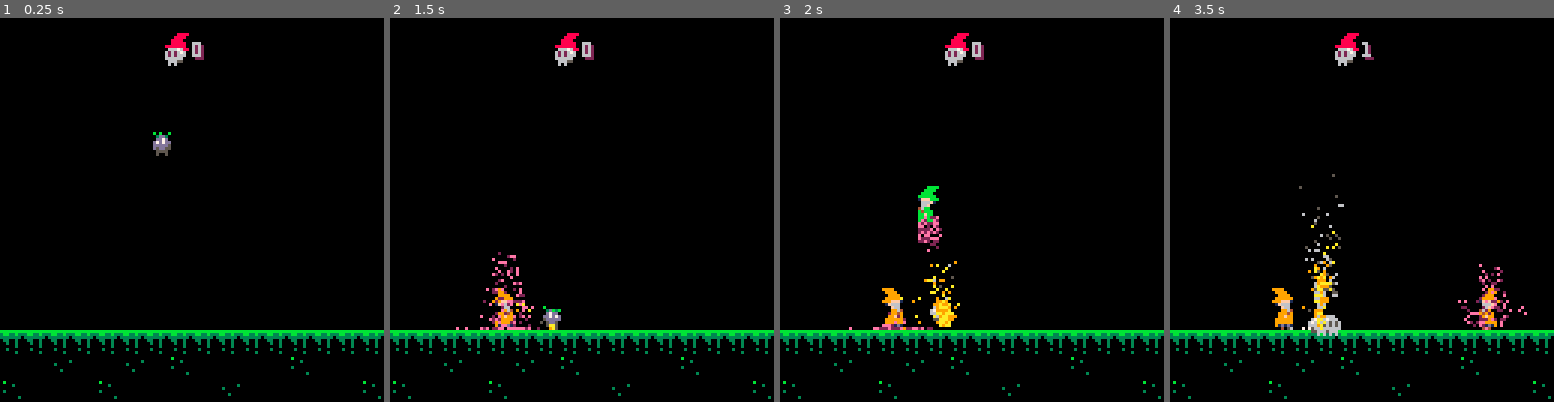
Above: before the commit, frames 1-4 (left to right).
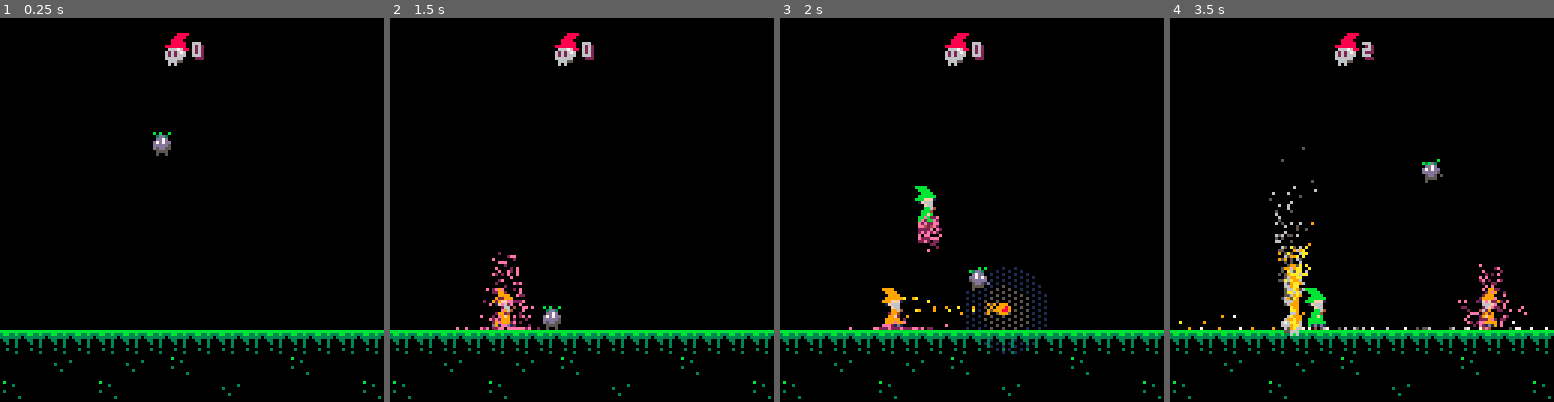
Above: after the commit, the same moments.

Repository: CalebHicks1/pico-8
Game: PICO-8 cartridge wizard.p8
Two runs of this game, one before a commit and one after it. Both use one fixed random seed, a clock stepped at 60 frames per second and the inputs below.
Inputs:
- Up to frame 1 (0.25 s): no input
- Up to frame 2 (1.5 s): tap X (X key) at 0.33, 1.07 s; tap O (Z key) at 0.7 s
- Up to frame 3 (2 s): hold Right from 1.6 s (still down); tap O (Z key) at 1.7 s; tap X (X key) at 1.85 s
- Up to frame 4 (3.5 s): release Right at 2.1 s; tap O (Z key) every 0.4 s from 2.1 to 3.3 s; hold Right 2.47-3.03 s; tap X (X key) at 2.97 s; hold Left from 3.08 s (still down)

Frame 1 is identical in both runs. In frame 2, 0.2% of the frame differs, in the area x 26-45%, y 74-82%; in frame 3, 2.0%; in frame 4, 3.2%, in the area x 2-99%, y 6-83%.

Commit message:
Add casting animation to wizards

Diff:
--- a/wizard.p8
+++ b/wizard.p8
@@ -137,7 +137,9 @@
 
 function cast_fireball(w)
 	fireball_dir = 1
-	if (w.facing) fireball_dir = -1
+	if (w.facing) then
+        fireball_dir = -1
+    end
 	offst = 8*fireball_dir
 	add(spells, fireball(w.x+offst,w.y+4,w.dx,fireball_dir))
 	sfx(0)
@@ -157,8 +159,12 @@
 	end
 	-- randomly cast fireball
 	if rnd(100) > 98 and w.cooldown==0 then
-		cast_fireball(w)
-	end
+	    -- cast_fireball(w)
+        w.casting = 10
+	end
+    if clock_finished(w,"casting",true) then
+        cast_fireball(w)
+    end
 end
 
 function update_wizard(p)
@@ -282,7 +288,7 @@
 -->8
 -- draw
 function _draw()
-	cls()
+	cls(0)
 	--fillp(▒)
 	--rectfill(0,0,128,128,1)
 	--fillp()
@@ -329,8 +335,12 @@
 				spr(49, p.x,p.y,1,1,p.facing)
 				-- spr(17, p.x,p.y+8,1,1,p.facing)
 			else
-				spr_recolor(1, p.x,p.y,p.facing,12,p.col)
-				spr_recolor(17, p.x,p.y+8,p.facing,12,p.col)
+                sprites={1,17}
+                if check_status(p,"casting") then
+                    sprites={3,18}
+                end
+				spr_recolor(sprites[1], p.x,p.y,p.facing,12,p.col)
+				spr_recolor(sprites[2], p.x,p.y+8,p.facing,12,p.col)
 			end
 		end -- end if
 	else
@@ -405,11 +415,13 @@
 	return false
 end
 
-function clock_finished(obj, clock)
+function clock_finished(obj, clock, skip_decrement)
 	-- checks if the given clock has finished counting down.
-	if (obj[clock] == nil) return false
+    if (obj[clock] == nil) return false
 	if obj[clock] > 0 then
-		obj[clock] -= 1
+        if not skip_decrement then
+            obj[clock] -= 1
+        end
 		return false
 	end
 	obj[clock]=nil
@@ -424,10 +436,10 @@
 00700700cccfff100ccccc10cccfff10000000000000000000008888000000005d05d50500000000000000000000000000000000000000000000000000000000
 0000000001f66600cccfff0001f66600000000000000000000088880000000005555550500000000000000000000000000000000000000000000000000000000
 00000000000f660000f66600000f66040000000000000000008888000000000055d5500000000000000000000000000000000000000000000000000000000000
-00000000000cc640000ff600000cc640000000000000000000888880006660000000000000000000000000000000000000000000bbbbbbbbb000bbbb00000000
-0000000000ccc4c0000cc64000cccfc000000000000000008888888006766600000000000000000000000000000000000b0000003bb33b33b303b33300000000
-0000000000ccfcc000ccc4c000ccccc0000000000000000006667688676565600000000000000000000000000000000300003000333333303333333300000000
-000000000cccccc000ccfcc00cccccc0000000000000000062626760666565600000000000000000000000000030000000000000033003003555353500000000
+00000000000cc640000ff640000cc640000000000000000000888880006660000000000000000000000000000000000000000000bbbbbbbbb000bbbb00000000
+0000000000ccc400000ccf0000cccf0000000000000000008888888006766600000000000000000000000000000000000b0000003bb33b33b303b33300000000
+0000000000ccfc0000cccc0000cccc00000000000000000006667688676565600000000000000000000000000000000300003000333333303333333300000000
+000000000ccccc0000cccc000ccccc00000000000000000062626760666565600000000000000000000000000030000000000000033003003555353500000000
 000000000cccccc00cccccc00cccccc0000000000000000062626660066666600000000000000000000000000000000003000000003003005555555500000000
 000000000c1d1d10c11d1d100c1d1d10000000000000000066666600055666000000000000000000000000000000300000000000000003005d05d55500000000
 00000000000404000040004000040400000000000000000006665500000606000000000000000000000000000000000000000030003000005055550500000000
